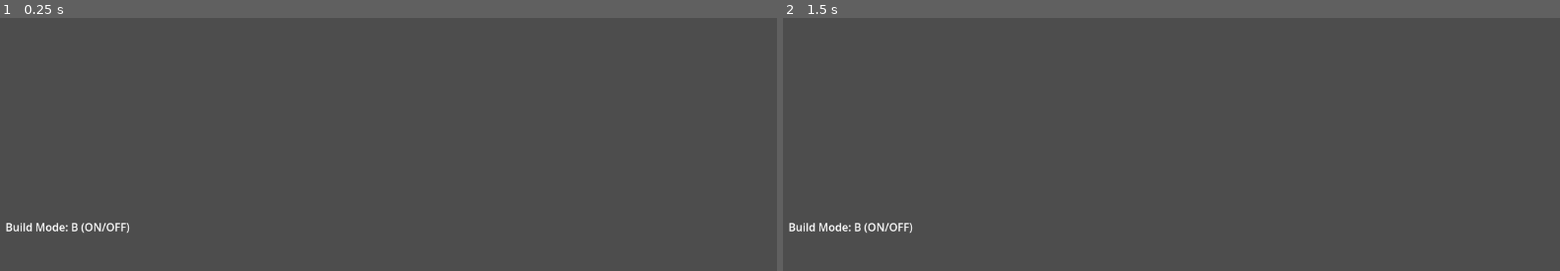
Above: before the commit, frames 1-2 (left to right).
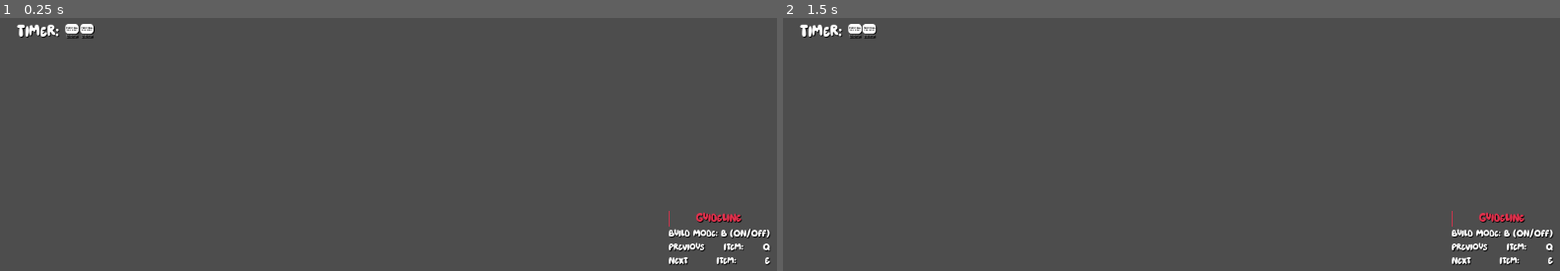
Above: after the commit, the same moments.

Repository: blissels/poly-quake-2
Game: Godot game, scene res://scenes/interface/main_level.tscn
Same seed, same stepped clock (60 frames per second), same inputs: the game is played once before the commit and once after it. This scene is started directly instead of the project's main scene.
Inputs (mouse positions are in pixels of both pictures, inside the frame that each line leads up to):
- Up to frame 1 (0.25 s): no input
- Up to frame 2 (1.5 s): tap Enter at 0.5 s; move the mouse to (1350, 205) at 0.52 s; hold D (right) 0.53-1.28 s; tap B (build_mode) at 0.6 s; tap Space (jump) at 0.77, 1.25 s; move the mouse to (1016, 248) at 1.27 s; hold S (backward) from 1.28 s (still down); tap V (destroy_mode) at 1.35 s

The runs differ from the first frame. In frame 1, 1.5% of the frame differs, in the area x 0-100%, y 2-98%; in frame 2, 1.5%.

Commit message:
push timer and HUD

Diff:
--- a/project.godot
+++ b/project.godot
@@ -88,6 +88,11 @@
 "events": [Object(InputEventKey,"resource_local_to_scene":false,"resource_name":"","device":-1,"window_id":0,"alt_press …(192 unchanged characters)…
 ]
 }
+main_menu={
+"deadzone": 0.2,
+"events": [Object(InputEventKey,"resource_local_to_scene":false,"resource_name":"","device":-1,"window_id":0,"alt_pressed":false,"shift_pressed":false,"ctrl_pressed":false,"meta_pressed":false,"pressed":false,"keycode":0,"physical_keycode":4194305,"key_label":0,"unicode":0,"location":0,"echo":false,"script":null)
+]
+}
 
 [physics]
 
--- a/scenes/interface/main_level.tscn
+++ b/scenes/interface/main_level.tscn
@@ -1,6 +1,13 @@
 [gd_scene format=3 uid="uid://dy005eoy2m8d7"]
 
-[node name="MainLevel" type="Control" unique_id=905977399]
+[ext_resource type="Script" uid="uid://bogslaxn0f8ak" path="res://scripts/game_identity.gd" id="1_sgxla"]
+[ext_resource type="FontFile" uid="uid://4vik1q7ws6ls" path="res://assets/font/Heyam.ttf" id="2_ig700"]
+
+[sub_resource type="StyleBoxLine" id="StyleBoxLine_ig700"]
+color = Color(0.8980392, 0.19215687, 0.3019608, 1)
+vertical = true
+
+[node name="MainLevel" type="Control" unique_id=29119180]
 layout_mode = 3
 anchors_preset = 15
 anchor_right = 1.0
@@ -18,21 +25,59 @@
 grow_vertical = 2
 theme_override_constants/separation = 8
 
-[node name="Game Identity" type="VBoxContainer" parent="HBoxContainer" unique_id=827222991]
+[node name="MarginContainer" type="MarginContainer" parent="HBoxContainer" unique_id=2073032970]
 layout_mode = 2
+size_flags_horizontal = 3
+size_flags_vertical = 3
+theme_override_constants/margin_left = 25
+theme_override_constants/margin_top = 25
+theme_override_constants/margin_right = 25
+theme_override_constants/margin_bottom = 25
+
+[node name="Game Identity" type="VBoxContainer" parent="HBoxContainer/MarginContainer" unique_id=827222991]
+layout_mode = 2
+size_flags_horizontal = 3
+alignment = 1
+script = ExtResource("1_sgxla")
+
+[node name="BuildTimer" type="Timer" parent="HBoxContainer/MarginContainer/Game Identity" unique_id=2077111423]
+wait_time = 60.0
+one_shot = true
+
+[node name="TimerLabel" type="Label" parent="HBoxContainer/MarginContainer/Game Identity" unique_id=1843947115]
+layout_mode = 2
+size_flags_vertical = 2
+theme_override_colors/font_shadow_color = Color(0, 0, 0, 1)
+theme_override_fonts/font = ExtResource("2_ig700")
+theme_override_font_sizes/font_size = 25
+text = " Timer: "
+vertical_alignment = 1
+
+[node name="LevelGuide" type="VBoxContainer" parent="HBoxContainer/MarginContainer" unique_id=552472291]
+layout_mode = 2
+size_flags_horizontal = 8
 alignment = 1
 
-[node name="MenuBar" type="MenuBar" parent="HBoxContainer/Game Identity" unique_id=2026395059]
-visible = false
+[node name="GuideLabel" type="Label" parent="HBoxContainer/MarginContainer/LevelGuide" unique_id=366546332]
 layout_mode = 2
+size_flags_vertical = 10
+theme_override_colors/font_color = Color(0.8980392, 0.19215687, 0.3019608, 1)
+theme_override_colors/font_shadow_color = Color(0, 0, 0, 1)
+theme_override_colors/font_outline_color = Color(1, 1, 1, 1)
+theme_override_fonts/font = ExtResource("2_ig700")
+theme_override_font_sizes/font_size = 18
+theme_override_styles/normal = SubResource("StyleBoxLine_ig700")
+text = "Guideline"
+horizontal_alignment = 1
+vertical_alignment = 2
 
-[node name="LevelGuide" type="VBoxContainer" parent="HBoxContainer" unique_id=552472291]
-layout_mode = 2
-alignment = 1
-
-[node name="Label" type="Label" parent="HBoxContainer/LevelGuide" unique_id=1783349951]
+[node name="GuideText" type="Label" parent="HBoxContainer/MarginContainer/LevelGuide" unique_id=1783349951]
 layout_mode = 2
 size_flags_vertical = 3
-text = "Build Mode: B (ON/OFF)"
-horizontal_alignment = 2
-vertical_alignment = 1
+theme_override_colors/font_shadow_color = Color(0, 0, 0, 1)
+theme_override_fonts/font = ExtResource("2_ig700")
+theme_override_font_sizes/font_size = 15
+text = "Build Mode: B (ON/OFF)
+Previous Item: Q
+Next Item: E"
+horizontal_alignment = 3
--- /dev/null
+++ b/scripts/game_identity.gd
@@ -0,0 +1,39 @@
+extends VBoxContainer
+
+@onready var build_timer: Timer = $BuildTimer
+@onready var timer_label: Label = $TimerLabel
+
+const BUILD_DURATION := 60.0
+var is_building_phase := true
+
+func _ready() -> void:
+	build_timer.wait_time = BUILD_DURATION
+	build_timer.one_shot = true
+	build_timer.timeout.connect(_on_build_timer_timeout)
+	build_timer.start()
+
+func _process(_delta: float) -> void:
+	if is_building_phase:
+		_update_timer_display()
+
+func _update_timer_display() -> void:
+	var sisa_waktu := ceili(build_timer.time_left) # Dibulatkan ke atas
+	timer_label.text = "Timer: %d" % sisa_waktu
+
+	if sisa_waktu <= 10:
+		timer_label.modulate = Color.RED
+	elif sisa_waktu <= 50:
+		timer_label.modulate = Color.YELLOW
+	else:
+		timer_label.modulate = Color.WHITE
+
+func _on_build_timer_timeout() -> void:
+	is_building_phase = false
+	timer_label.text = "Timer: 0"
+	timer_label.modulate = Color.DARK_RED
+
+	print("Fase Membangun selesai! Memulai Fase Gempa...")
+	start_earthquake_phase()
+
+func start_earthquake_phase() -> void:
+	pass
Binary file removed: assets/font/kenney future/Kenney Future Narrow.ttf
Not shown, removed: assets/font/kenney future/Kenney Future Narrow.ttf.import
Binary file removed: assets/font/kenney future/Kenney Future.ttf
Not shown, removed: assets/font/kenney future/Kenney Future.ttf.import
Not shown, added: scripts/game_identity.gd.uid
